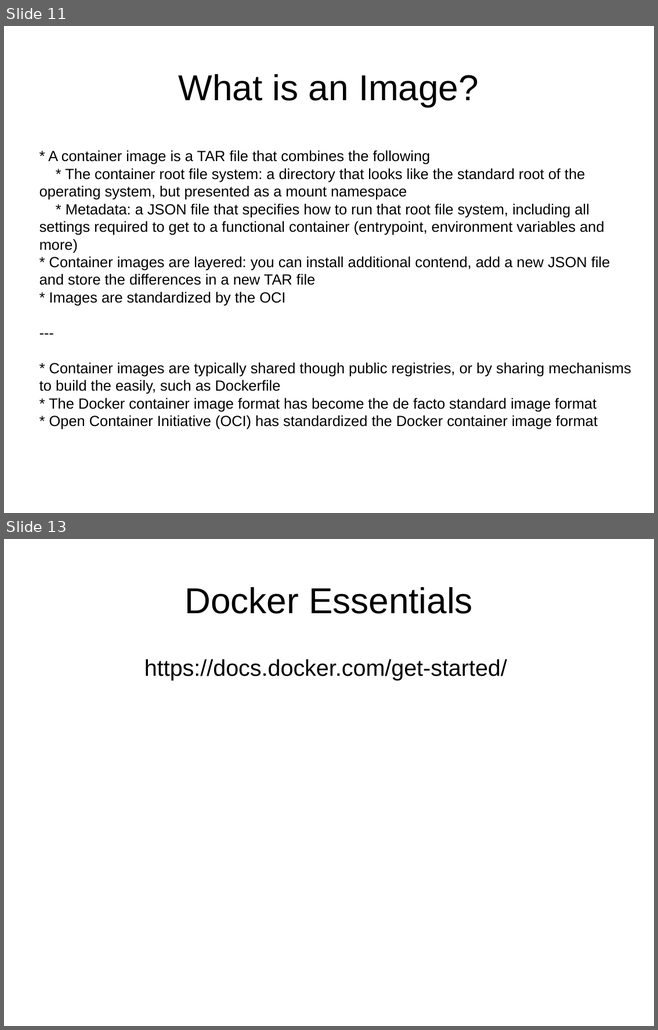
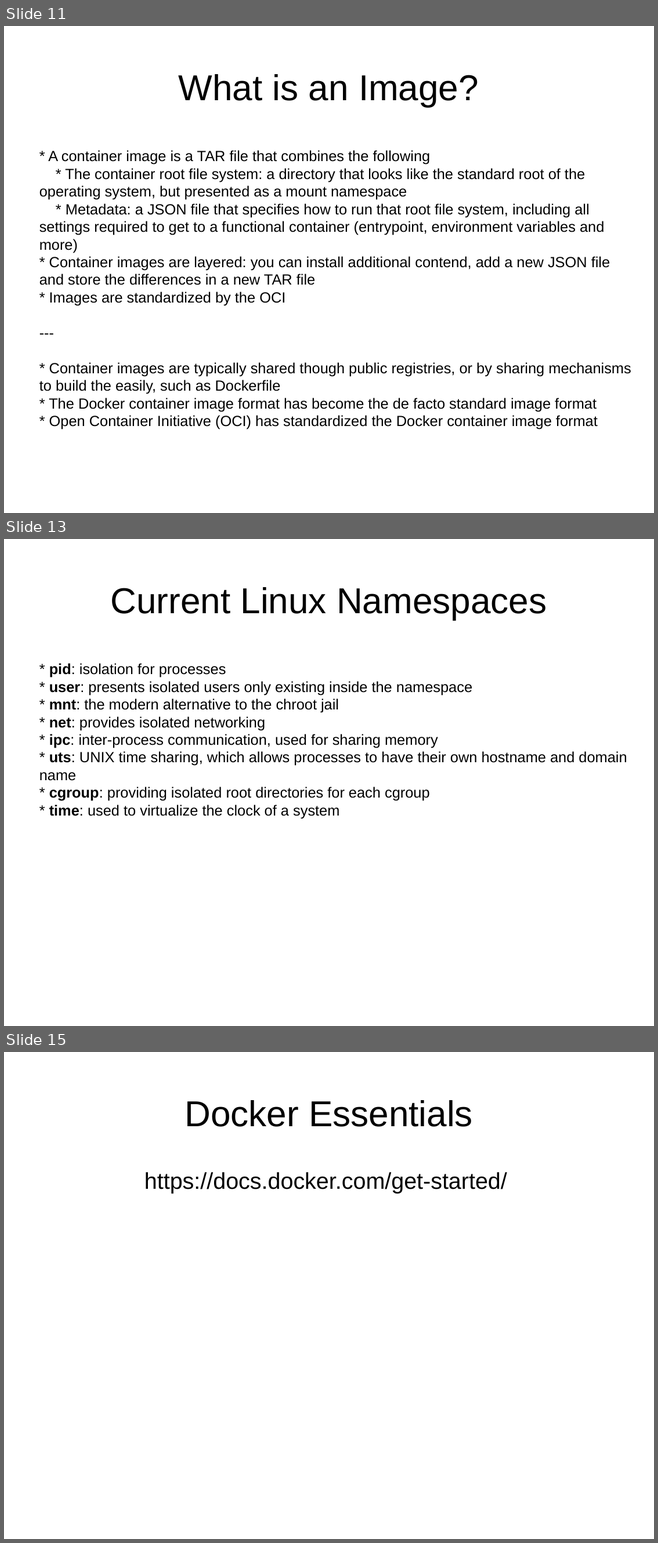
Before and after one commit to j-avdeev/DevOps, a slide deck: Lec presentations/DevOps - lec2 - RAID VM Docker.odp. Shown one above the other, each under a label of ours: slides 11 and 13 before the commit, slides 11, 13 and 15 after it; the slides between them are not shown. The pictures are 658x1030 and 658x1543 pixels, drawn with LibreOffice and Linux fonts; fonts in the diff are those of the drawing. Boxes give left, top, right and bottom in pixels: in the first picture for what was removed or moved away, otherwise in the second. Text is boxed around its words. In the diff, an @@ line names an element or a change of style, - is before the commit and + after.

```diff
--- a/Lec presentations/DevOps - lec2 - RAID VM Docker.odp
+++ b/Lec presentations/DevOps - lec2 - RAID VM Docker.odp
@@ slide 13 added at bbox=[4, 539, 654, 1026], background #FFFFFF @@
@@ title added at bbox=[110, 587, 546, 620], 44 pt, text #000000 @@
+Current Linux Namespaces
@@ text added at bbox=[39, 663, 626, 819], 18 pt, text #000000 @@
+* pid: isolation for processes
+* user: presents isolated users only existing inside the namespace
+* mnt: the modern alternative to the chroot jail
+* net: provides isolated networking
+* ipc: inter-process communication, used for sharing memory
+* uts: UNIX time sharing, which allows processes to have their own hostname and domain name
+* cgroup: providing isolated root directories for each cgroup
+* time: used to virtualize the clock of a system
@@ what was slide 13 is now slide 15 @@
```
Also in this commit, not shown: 1 slide changed, 1 other slide added, 2 other files.
